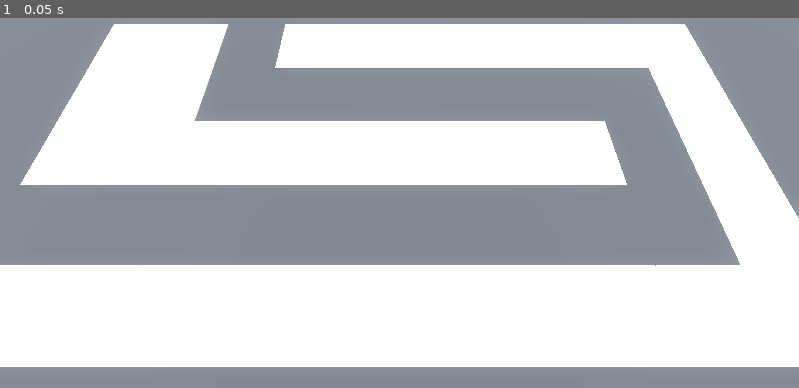
Above: before the commit, frame 1.
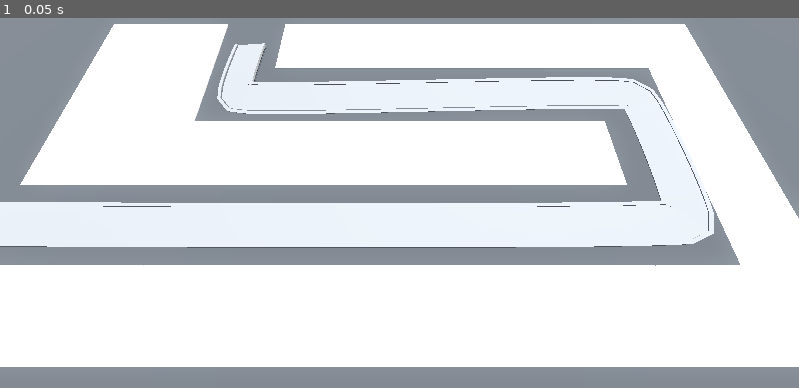
Above: after the commit, the same moment.

Repository: ivdobry/barbarianTD
Game: Godot game, scene res://scenes/base_level.tscn
Two runs of this game, one before a commit and one after it. Both use one fixed random seed, a clock stepped at 60 frames per second and the inputs below. The project has no main scene, so this scene is started directly.
Inputs:
- Up to frame 1 (0.05 s): no input

The runs differ from the first frame. In frame 1, 17% of the frame differs, in the area x 0-90%, y 6-63%.

Commit message:
Add road right edge.

Diff:
--- a/scenes/base_level.tscn
+++ b/scenes/base_level.tscn
@@ -20,7 +20,7 @@
 
 [sub_resource type="Curve3D" id="Curve3D_6tisa"]
 _data = {
-"points": PackedVector3Array(0, 0, 0, 0, 0, 0, -26.405573, 0, 6.0292697, -0.45098114, 0, 0.5154114, 0.45098114, 0, -0.5154114, 14.408487, 0, 5.9004183, 0.35435486, 0 …(190 unchanged characters)…
+"points": PackedVector3Array(0, 0, 0, 0, 0, 0, -26.405573, 0, 6.0292697, -0.35662556, -0.08405638, 0.41046238, 0.35662556, 0.08405638, -0.41046238, 14.408487, 0, 5.9004183, 0.35435486, 0 …(190 unchanged characters)…
 "tilts": PackedFloat32Array(0, 0, 0, 0, 0)
 }
 point_count = 5
@@ -52,3 +52,45 @@
 
 [node name="Path3D" type="Path3D" parent="."]
 curve = SubResource("Curve3D_6tisa")
+
+[node name="Road" type="CSGPolygon3D" parent="Path3D"]
+polygon = PackedVector2Array(-1, 0, -1, 0.1, 1, 0.1, 1, 0)
+mode = 2
+path_node = NodePath("..")
+path_interval_type = 0
+path_interval = 0.5
+path_simplify_angle = 0.0
+path_rotation = 2
+path_rotation_accurate = false
+path_local = false
+path_continuous_u = true
+path_u_distance = 1.0
+path_joined = false
+
+[node name="LeftEdge" type="CSGPolygon3D" parent="Path3D"]
+polygon = PackedVector2Array(-1.1, 0, -1.1, 0.15, -0.9, 0.15, -0.9, 0)
+mode = 2
+path_node = NodePath("..")
+path_interval_type = 0
+path_interval = 0.5
+path_simplify_angle = 0.0
+path_rotation = 2
+path_rotation_accurate = false
+path_local = false
+path_continuous_u = true
+path_u_distance = 1.0
+path_joined = false
+
+[node name="RightEdge" type="CSGPolygon3D" parent="Path3D"]
+polygon = PackedVector2Array(0.9, 0, 0.9, 0.15, 1.1, 0.15, 1.1, 0)
+mode = 2
+path_node = NodePath("..")
+path_interval_type = 0
+path_interval = 0.5
+path_simplify_angle = 0.0
+path_rotation = 2
+path_rotation_accurate = false
+path_local = false
+path_continuous_u = true
+path_u_distance = 1.0
+path_joined = false
